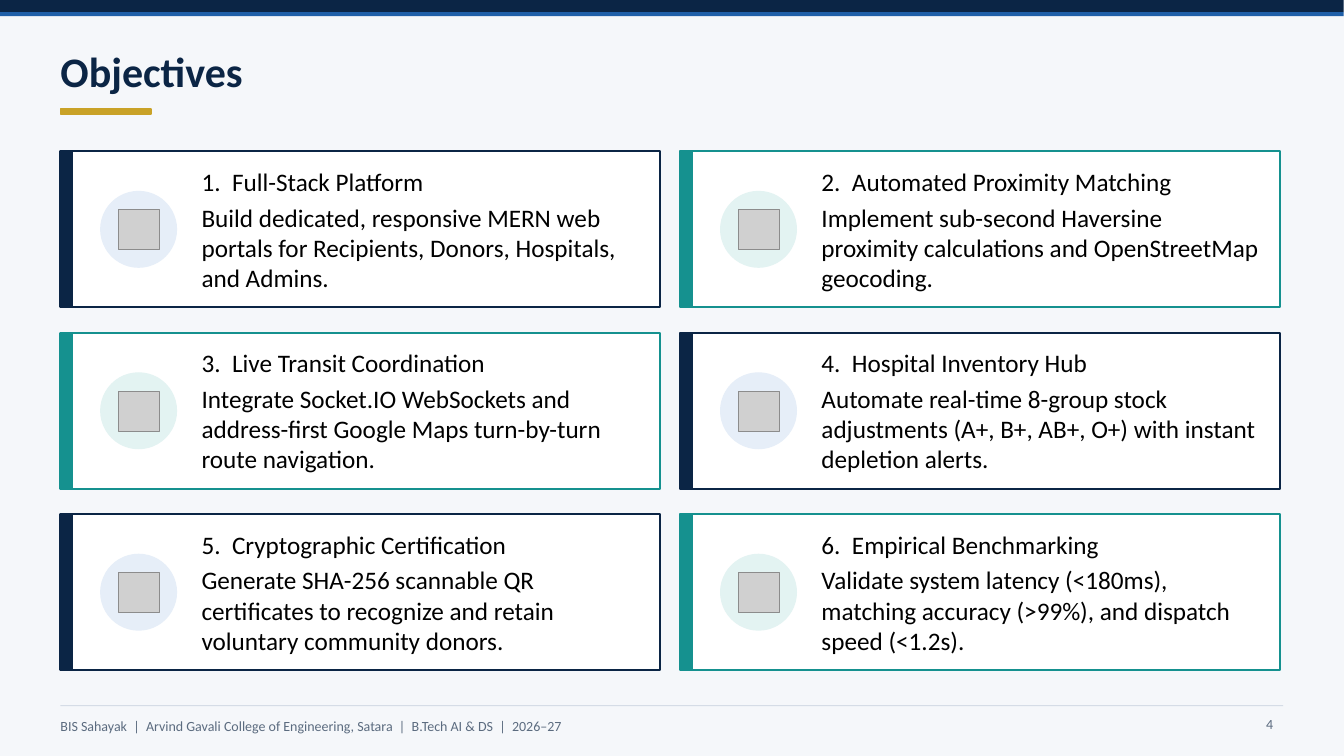
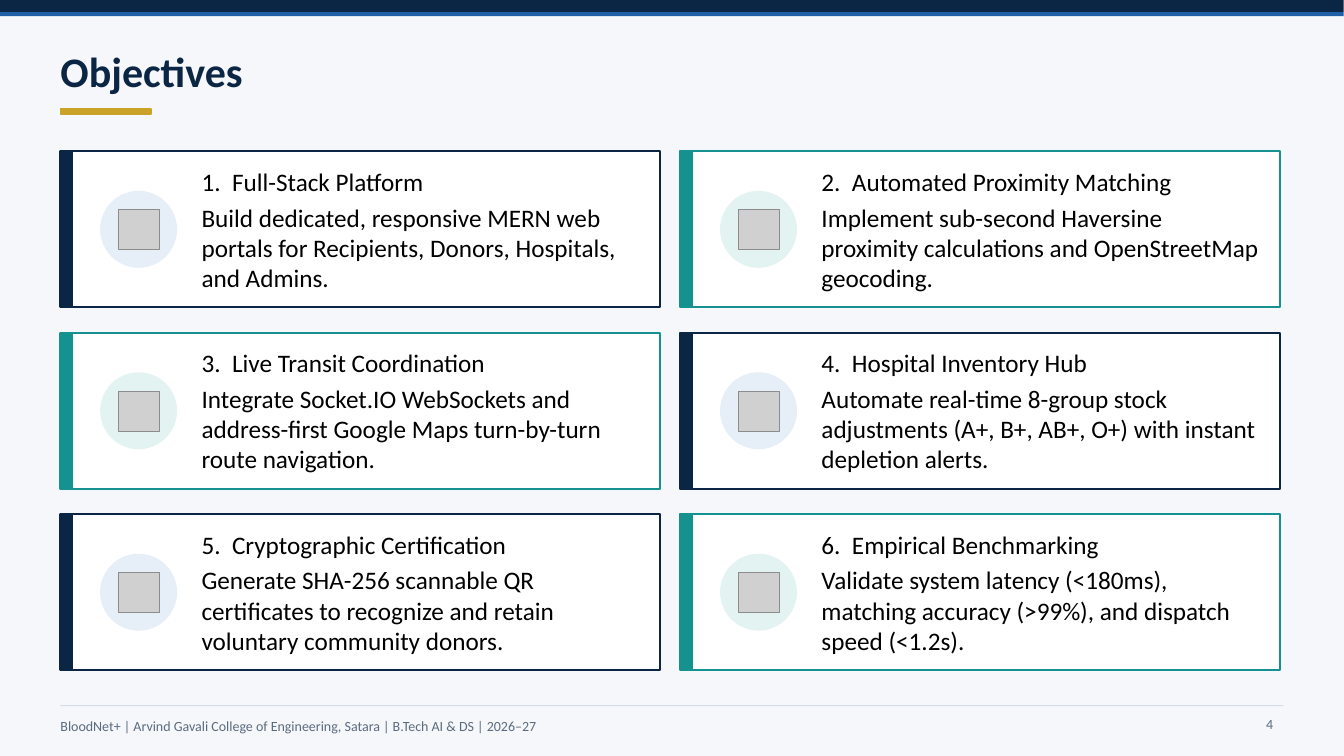
Before and after one commit to rohitmanu-design/BloodNet, a slide deck: slide 4 of BLOODNET_PROJECT_PRESENTATION.pptx. Drawn at 1344x756 pixels with LibreOffice and Linux fonts; fonts in the diff are those of the drawing; grey boxes stand for pictures. Boxes give left, top, right and bottom in pixels: in the first picture for what was removed or moved away, otherwise in the second. Text is boxed around its words. In the diff, an @@ line names an element or a change of style, - is before the commit and + after.

Commit message:
docs: update presentation footer to BloodNet+ and align guide and department details

```diff
--- a/BLOODNET_PROJECT_PRESENTATION.pptx
+++ b/BLOODNET_PROJECT_PRESENTATION.pptx
@@ text at (x1=60, y1=721, x2=536, y2=734): text changed @@
-BIS Sahayak | Arvind Gavali College of Engineering, Satara | B.Tech AI & DS | 2026–27
+BloodNet+ | Arvind Gavali College of Engineering, Satara | B.Tech AI & DS | 2026–27
```
Also in this commit, not shown: 11 other slides changed, 2 other files.
